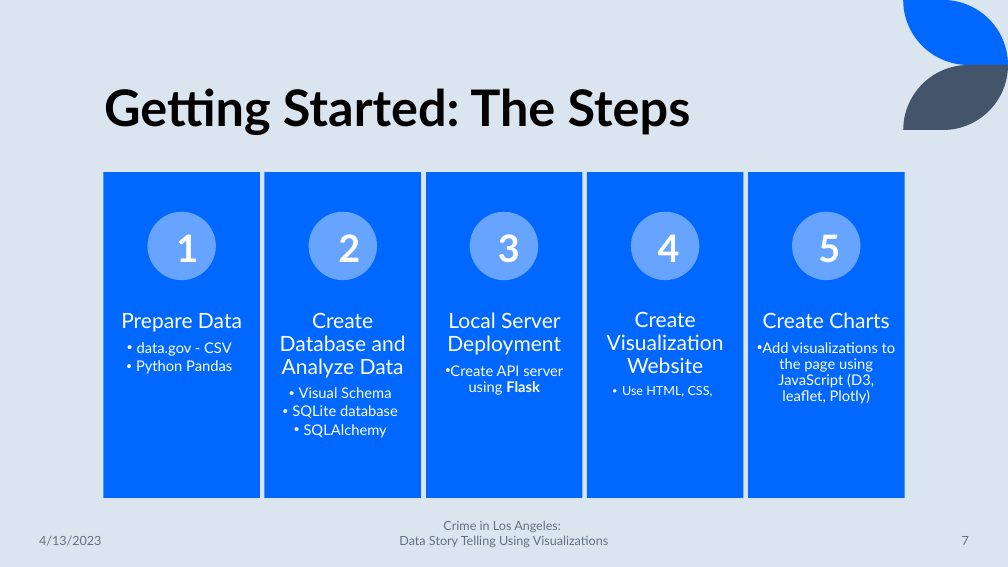
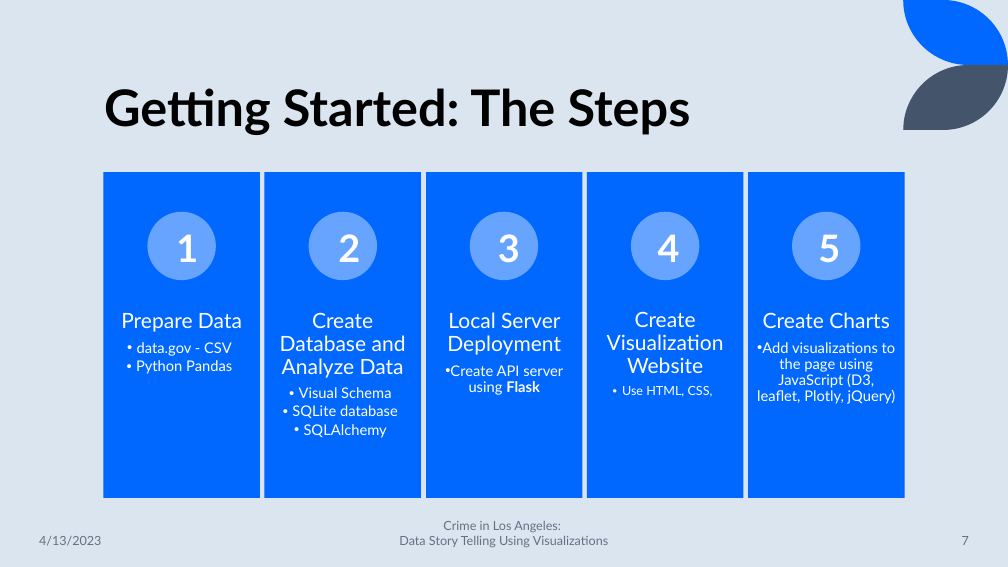
Before and after one commit to the-liat/Crime-in-Los-Angeles, a slide deck: slide 7 of Project 3 ppt.pptx. Drawn at 1008x567 pixels with LibreOffice and Linux fonts; fonts in the diff are those of the drawing. Boxes give left, top, right and bottom in pixels: in the first picture for what was removed or moved away, otherwise in the second. Text is boxed around its words. In the diff, an @@ line names an element or a change of style, - is before the commit and + after.

Commit message:
final ppt edits

```diff
--- a/Project 3 ppt.pptx
+++ b/Project 3 ppt.pptx
@@ text at [757, 342, 896, 404]: text changed @@
-  • Add visualizations to the page using JavaScript (D3, leaflet, Plotly)
+  • Add visualizations to the page using JavaScript (D3, leaflet, Plotly, jQuery)
```
